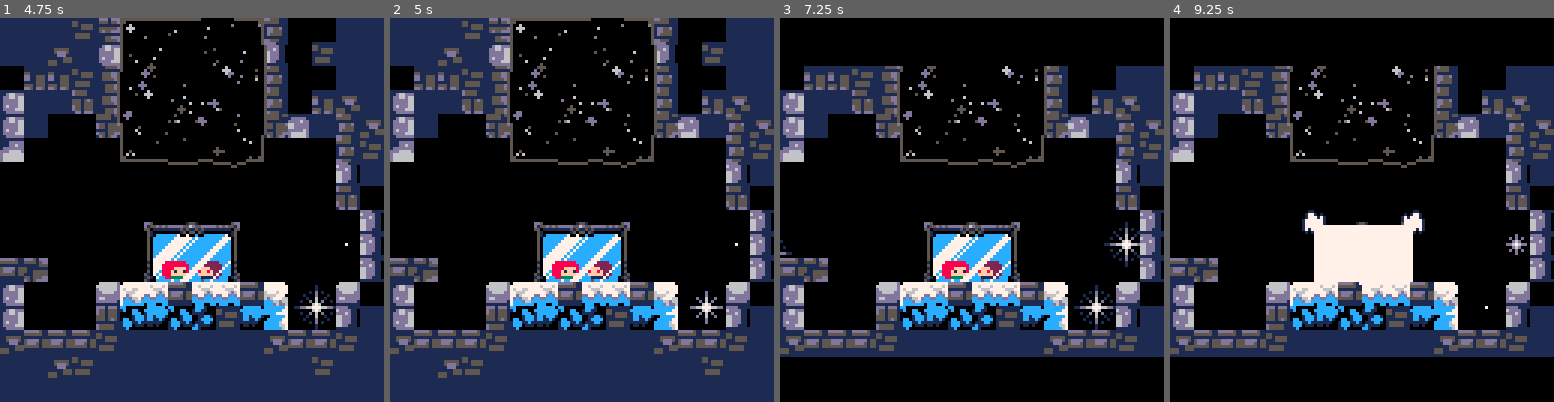
Above: before the commit, frames 1-4 (left to right).
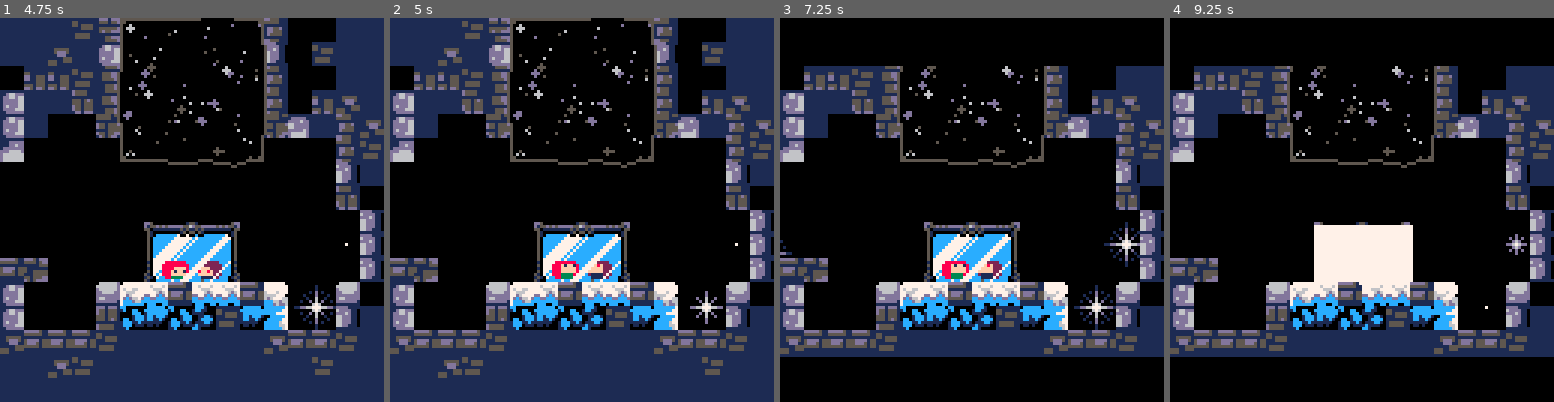
Above: after the commit, the same moments.

Repository: CelesteClassic/newleste.p8
Game: PICO-8 cartridge site.p8
The game is run twice, just before and just after one commit, with the same random seed, the same clock (stepped at 60 frames per second) and the same inputs.
Inputs:
- Up to frame 1 (4.75 s): tap X (X key) at 0.33, 1.07, 1.85, 2.97, 4.08 s; tap O (Z key) at 0.7, 1.7, 2.1, 2.5, 2.9, 3.3, 3.7, 4.1, 4.5 s; hold Right 1.6-2.1 s; hold Up 2.15-2.42 s; hold Right 2.47-3.03 s; hold Left 3.08-3.58 s; hold Down 3.63-3.97 s; hold Right 4.02-4.68 s; hold Up from 4.73 s (still down)
- Up to frame 2 (5 s): keep holding Up; tap O (Z key) at 4.9 s
- Up to frame 3 (7.25 s): release Up at 5.03 s; hold Left 5.08-5.68 s; tap X (X key) at 5.2, 6.32 s; tap O (Z key) every 0.4 s from 5.3 to 6.9 s; hold Down 5.73-6.03 s; hold Right 6.08-6.58 s; hold Right 6.63-7.13 s; hold Up from 7.18 s (still down)
- Up to frame 4 (9.25 s): tap O (Z key) every 0.4 s from 7.3 to 8.9 s; tap X (X key) at 7.43, 8.55 s; release Up at 7.45 s; hold Right 7.5-8.07 s; hold Left 8.12-8.62 s; hold Down 8.67-9 s; hold Right from 9.05 s (still down)

Frame 1 is identical in both runs. In frame 2, 0.1% of the frame differs, in the area x 44-56%, y 64-68%; in frame 3, 0.1%; in frame 4, 0.5%, in the area x 34-67%, y 50-57%.

Commit message:
added broken mirror sprite, and tweaked cutscene

Diff:
--- a/site.p8
+++ b/site.p8
@@ -318,7 +318,7 @@
     spr_off+=0.25
     sprite = on_ground and (
       not _g.pause_player and btn(⬇️) and 6 or -- crouch
-      not _g.pause_player and btn(⬆️) and 7 or -- look up
+      (_g.pause_player and u_input or btn(⬆️)) and 7 or -- look up
       spd.x*h_input~=0 and 1+spr_off%4 or 1) -- walk or stand
       or is_solid(h_input,0) and 5 or 3 -- wall slide or mid air
 
@@ -1306,7 +1306,11 @@
     end
     palt(0,false)
     palt(8,true)
-    sspr(72,96,32,24,x,y+4)
+    if broken then
+      sspr(8,96,32,24,x,y+4)
+    else
+      sspr(72,96,32,24,x,y+4)
+    end
     palt()
     -- rect(x+3,y+7,x+20,y+15,7)
   end
@@ -1344,8 +1348,9 @@
   reflect_off=-128
   baddy = init_object(cutscene_badeline, 197-p.x, p.y)
   baddy.flip.x=true
-  init_smoke(-4,0)
-  init_smoke(28,0)
+  init_smoke(4,8)
+  init_smoke(24,8)
+  broken=true
   wait(3,rectfill, x, y+5, x+32, y+23, 7)
   wait(20)
   baddy.h_input=-1
@@ -1358,6 +1363,7 @@
   baddy.d_input=true
   wait(50)
   destroy_object(baddy)
+  p.u_input=true
   while _g.cam_offy>-60 do _g.cam_offy+=0.2*(-60-_g.cam_offy) yield() end
   _g.dream_blocks_active=true
   block = check(dream_block,0,-16)
@@ -1374,6 +1380,7 @@
 	wait(3)
 	block.outline_size=0
 	wait(20)
+        p.u_input=false
 	while _g.cam_offy<-0.05 do _g.cam_offy+=0.2*(0-_g.cam_offy) yield() end
 	_g.cam_offy=0
 	_g.mirror_broken=true
Not shown, changed: 32 lines of the sprite sheet (__gfx__) section of site.p8
